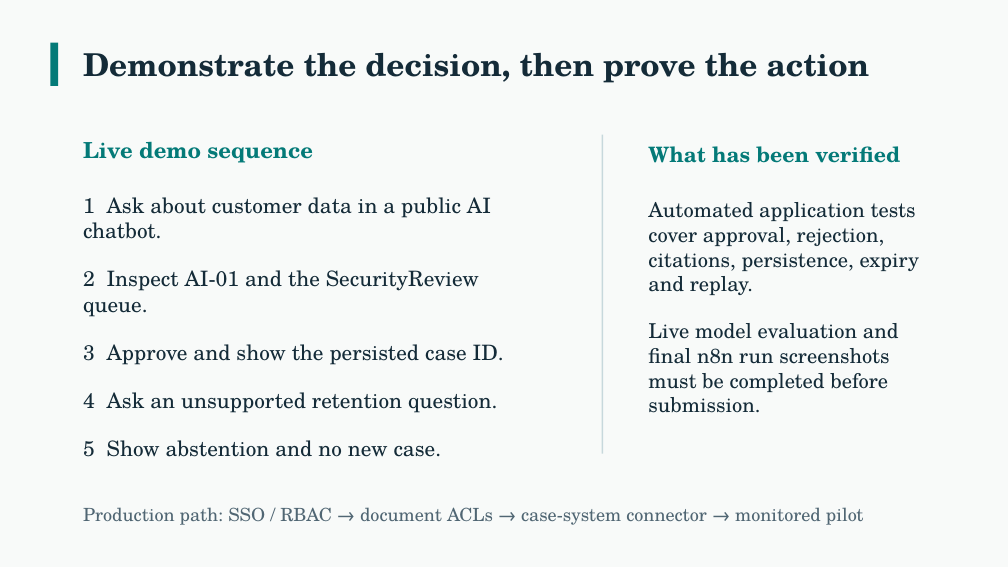
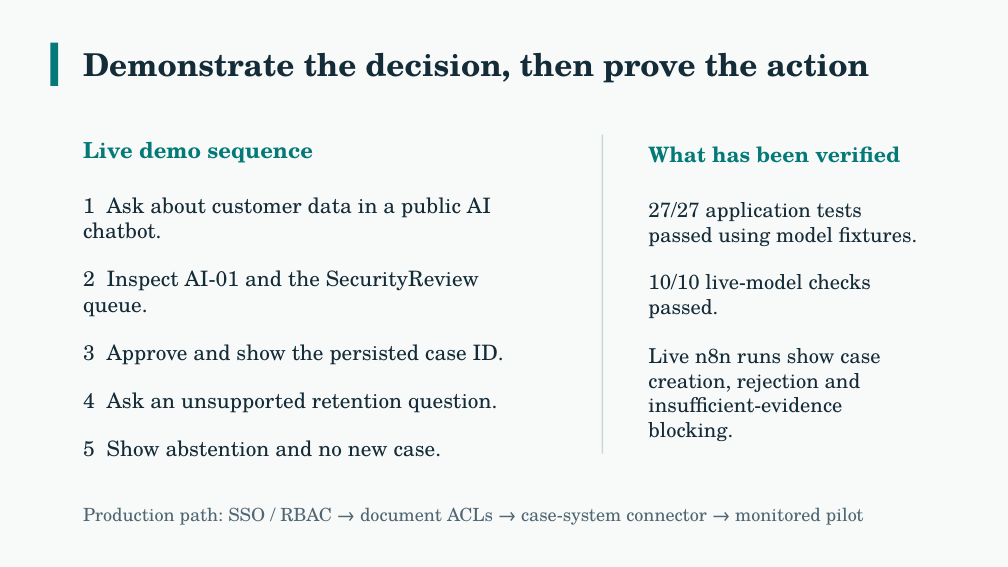
Before and after one commit to shahistatamkeen1/jeen-policy-agent, a slide deck: slide 5 of presentation/Jeen-Policy-Agent.pptx. Drawn at 1008x567 pixels with LibreOffice and Linux fonts; fonts in the diff are those of the drawing. Boxes give left, top, right and bottom in pixels: in the first picture for what was removed or moved away, otherwise in the second. Text is boxed around its words. In the diff, an @@ line names an element or a change of style, - is before the commit and + after.

```diff
--- a/presentation/Jeen-Policy-Agent.pptx
+++ b/presentation/Jeen-Policy-Agent.pptx
@@ text at <box>648,202,918,413</box>: text changed @@
-Automated application tests cover approval, rejection, citations, persistence, expiry and replay.
-Live model evaluation and final n8n run screenshots must be completed before submission.
+27/27 application tests passed using model fixtures.
+10/10 live-model checks passed.
+Live n8n runs show case creation, rejection and insufficient-evidence blocking.
```
Also in this commit, not shown: 11 other files.
